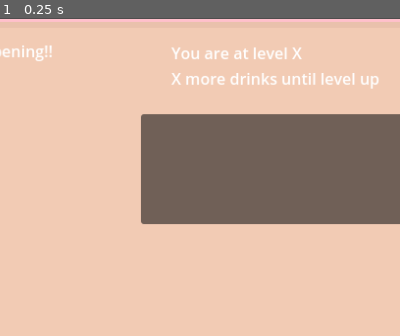
Above: before the commit, frame 1.
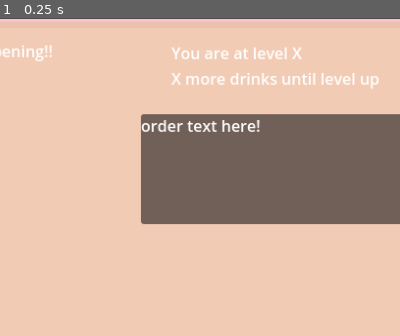
Above: after the commit, the same moment.

Repository: aylabaguette/40sGame
Game: Godot game, scene res://scenes/main.tscn
The game is run twice, just before and just after one commit, with the same random seed, the same clock (stepped at 60 frames per second) and the same inputs.
Inputs:
- Up to frame 1 (0.25 s): no input
The pictures show only the part of the screen within x 36-86%, y 0-50%; the shares and areas given below are measured in that part.

The runs differ from the first frame. In frame 1, 0.5% of the frame differs, in the area x 35-65%, y 32-36%.
Error before the commit: Parse Error: Cannot find member "texture" in base "String". (res://scenes/SpeechBubble.gd:29)

Commit message:
updated variables!!
-speechbubble working just needs texture to be resized!!

Diff:
--- a/40s-game/scenes/Shop.tscn
+++ b/40s-game/scenes/Shop.tscn
@@ -105,8 +105,9 @@
 
 [node name="image" type="TextureRect" parent="SpeechBubble/Panel"]
 layout_mode = 0
-offset_right = 309.0
-offset_bottom = 112.0
+offset_left = 1.0
+offset_right = 307.0
+offset_bottom = 111.0
 
 [node name="Label" type="Label" parent="SpeechBubble/Panel"]
 layout_mode = 0
--- a/40s-game/scenes/SpeechBubble.gd
+++ b/40s-game/scenes/SpeechBubble.gd
@@ -8,12 +8,15 @@
 
 # Called when the node enters the scene tree for the first time.
 func _ready() -> void:
-	#print("portrait: ", portrait)
-	#print("label: ", label)
+	#access the global variables
+	var toppings = SignalBus.unlockedToppings
+	var drinks = SignalBus.unlockedDrinks
+
 	#will have to change this variabel to be the randomized toppings that are picked!!??
-	var imageSelected = "res://sprites/kitchen/toppings - dispenser/brown sugar.PNG"
+	var toppingSelected = "res://sprites/kitchen/toppings - dispenser/brown sugar.PNG"
 	var message = "order text here!"
-	set_speech(imageSelected, message)
+	setBubble(toppingSelected, message)
+
 
 
 # Called every frame. 'delta' is the elapsed time since the previous frame.
@@ -21,12 +24,9 @@
 	pass
 
 
-func set_speech(image: String, order: String)-> void:
+func setBubble(image_path: String, order: String)-> void:
 	#portrait.texture = load(image_path)
 	#text_label.text = dialogue_text
-	var texture = load(image)
-	if texture:
-		image.texture = texture
-	#else:
-		#push_error("Couldn't load image: " + image_path)
+	var texture = load(image_path)
+	image.texture = texture
 	label.text = order
Not shown, changed: .DS_Store
Not shown, changed: 40s-game/.DS_Store
